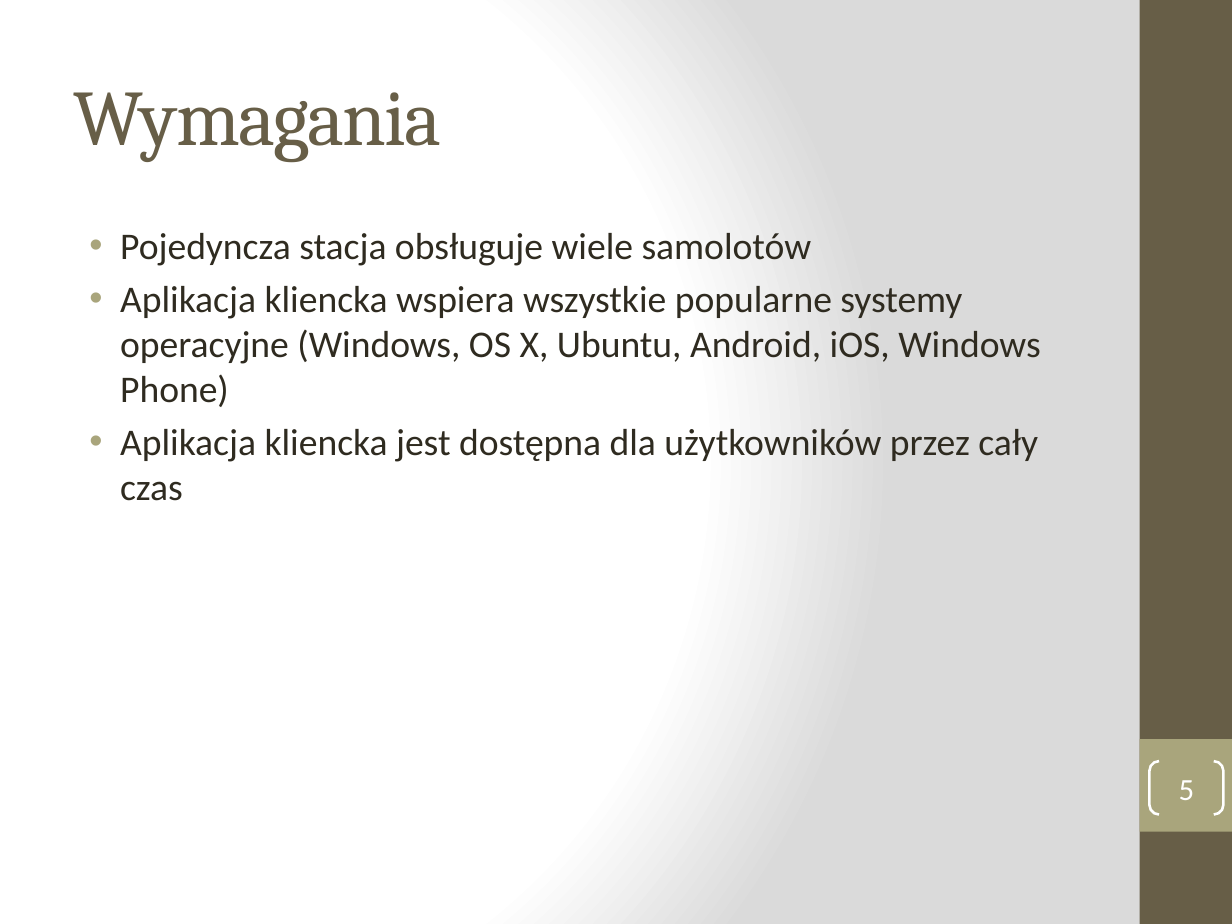
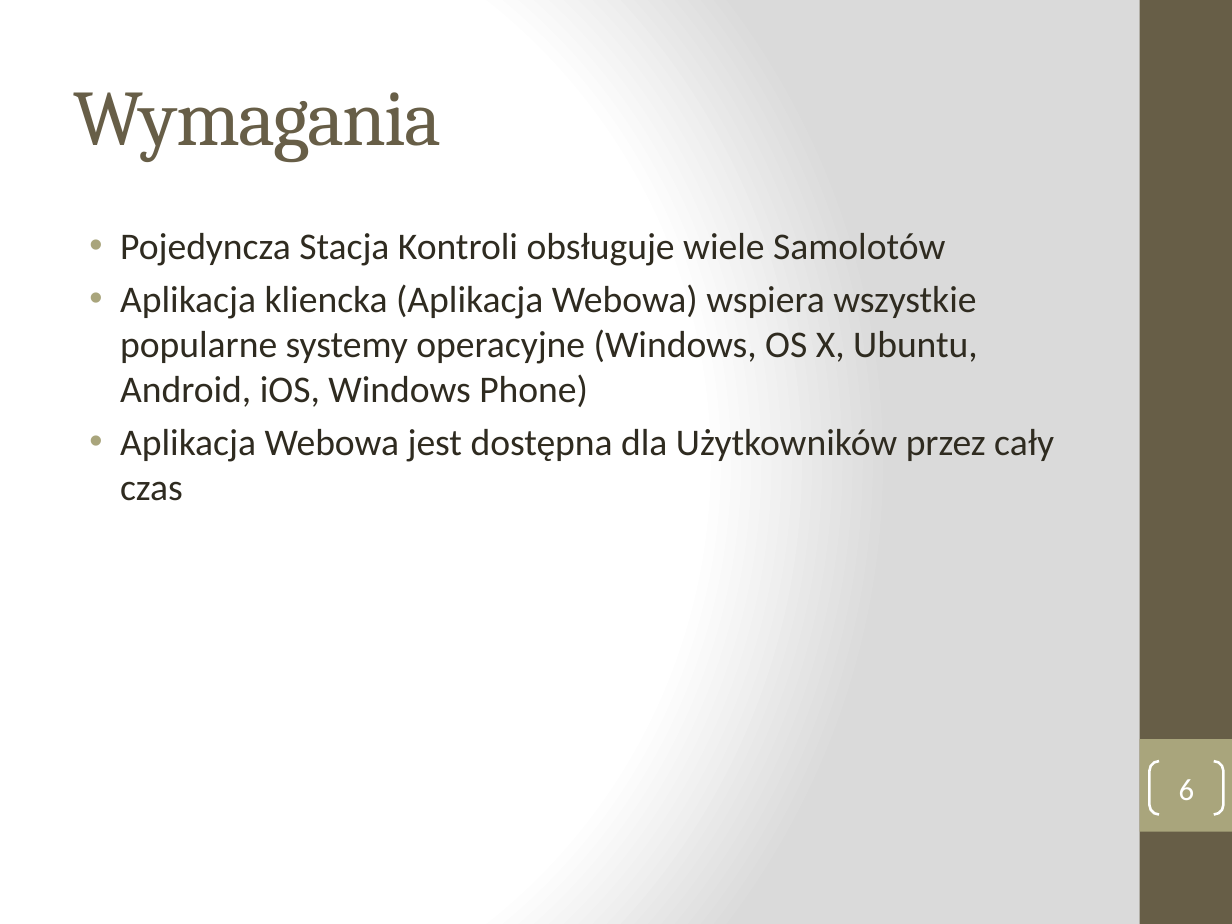
Before and after one commit to manisero/SemesterX, a slide deck: slide 6 of AIS/projekt/etap1/etap1.pptx (slide 5 before the commit). Drawn at 1232x924 pixels with LibreOffice and Linux fonts; fonts in the diff are those of the drawing. Boxes give left, top, right and bottom in pixels: in the first picture for what was removed or moved away, otherwise in the second. Text is boxed around its words. In the diff, an @@ line names an element or a change of style, - is before the commit and + after.

Commit message:
AIS: Added 'System scale' slide

```diff
--- a/AIS/projekt/etap1/etap1.pptx
+++ b/AIS/projekt/etap1/etap1.pptx
@@ text at (120,233,1054,501): text changed @@
-• Pojedyncza stacja obsługuje wiele samolotów
-• Aplikacja kliencka wspiera wszystkie popularne systemy operacyjne (Windows, OS X, Ubuntu, Android, iOS, Windows Phone)
-• Aplikacja kliencka jest dostępna dla użytkowników przez cały czas
+• Pojedyncza Stacja Kontroli obsługuje wiele Samolotów
+• Aplikacja kliencka (Aplikacja Webowa) wspiera wszystkie popularne systemy operacyjne (Windows, OS X, Ubuntu, Android, iOS, Windows Phone)
+• Aplikacja Webowa jest dostępna dla Użytkowników przez cały czas
@@ page number at (1179,779,1195,800): text changed @@
-5
+6
```
Also in this commit, not shown: 7 other slides changed, 1 slide added.
